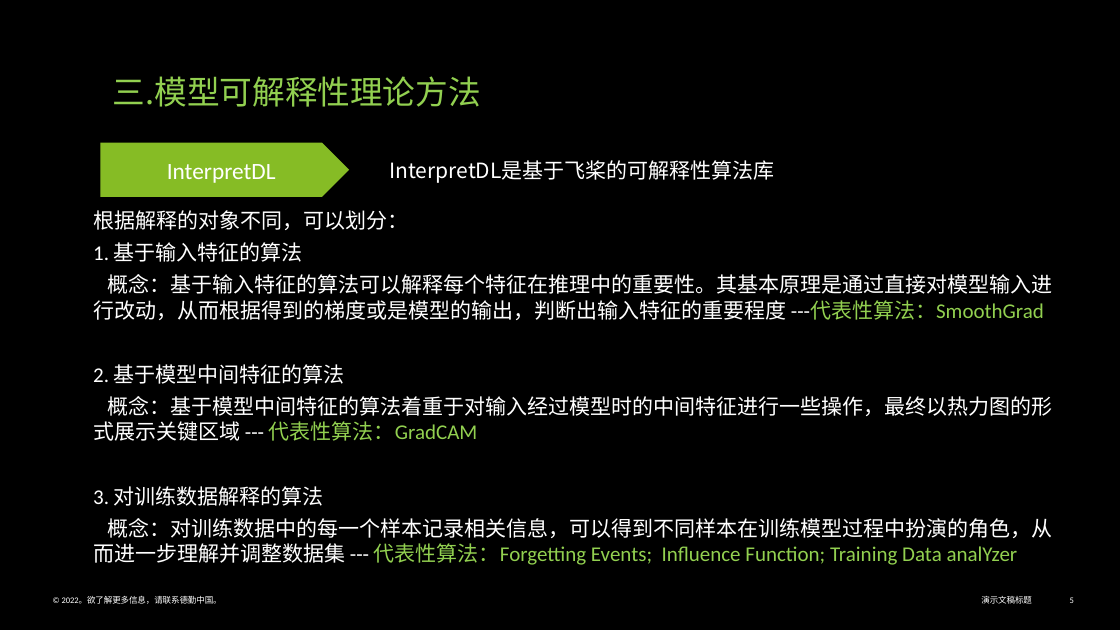
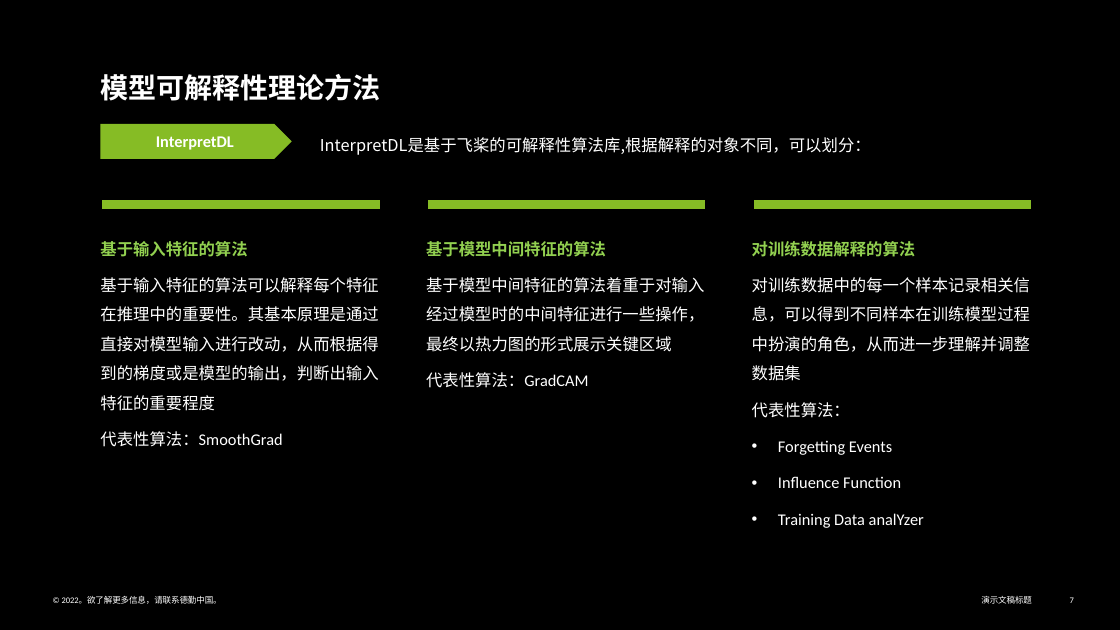
Before and after one commit to Vihagle/ML-Explaination, a slide deck: slide 7 of 模型可解释性.pptx (slide 5 before the commit). Drawn at 1120x630 pixels with LibreOffice and Linux fonts; fonts in the diff are those of the drawing. Boxes give left, top, right and bottom in pixels: in the first picture for what was removed or moved away, otherwise in the second. Text is boxed around its words. In the diff, an @@ line names an element or a change of style, - is before the commit and + after.

```diff
--- a/模型可解释性.pptx
+++ b/模型可解释性.pptx
@@ text at <box>100,74,380,101</box>: text changed; size 28 to 24 pt; text colour #92D050 to #FFFFFF; bold on @@
-三.模型可解释性理论方法
+模型可解释性理论方法
@@ pentagon arrow "InterpretDL": place and size @@
-pentagon arrow "InterpretDL" at <box>101,143,350,197</box>
+pentagon arrow "InterpretDL" at <box>101,124,292,159</box>
@@ pentagon arrow "InterpretDL" at <box>101,124,292,159</box>: size 20 to 14 pt, bold on @@
@@ text at <box>320,137,871,155</box>: text changed; size 18 to 14 pt @@
-InterpretDL是基于飞桨的可解释性算法库
+InterpretDL是基于飞桨的可解释性算法库,根据解释的对象不同，可以划分：
@@ math minus added at <box>52,186,429,223</box>, fill #86BC25 @@
@@ math minus added at <box>378,186,755,223</box>, fill #86BC25 @@
@@ math minus added at <box>704,186,1081,223</box>, fill #86BC25 @@
@@ text at <box>100,241,378,447</box>: text changed; size 18 to 14 pt @@
-根据解释的对象不同，可以划分：
-1. 基于输入特征的算法
-概念：基于输入特征的算法可以解释每个特征在推理中的重要性。其基本原理是通过直接对模型输入进行改动，从而根据得到的梯度或是模型的输出，判断出输入特征的重要程度 ---代表性算法：SmoothGrad
-2. 基于模型中间特征的算法
-概念：基于模型中间特征的算法着重于对输入经过模型时的中间特征进行一些操作，最终以热力图的形式展示关键区域 --- 代表性算法：GradCAM
-3. 对训练数据解释的算法
-概念：对训练数据中的每一个样本记录相关信息，可以得到不同样本在训练模型过程中扮演的角色，从而进一步理解并调整数据集 --- 代表性算法：Forgetting Events; Influence Function; Training Data analYzer
+基于输入特征的算法
+基于输入特征的算法可以解释每个特征在推理中的重要性。其基本原理是通过直接对模型输入进行改动，从而根据得到的梯度或是模型的输出，判断出输入特征的重要程度
+代表性算法：SmoothGrad
@@ text added at <box>426,241,704,388</box>, 14 pt, text #FFFFFF @@
+基于模型中间特征的算法
+基于模型中间特征的算法着重于对输入经过模型时的中间特征进行一些操作，最终以热力图的形式展示关键区域
+代表性算法：GradCAM
@@ text added at <box>752,241,1030,528</box>, 14 pt, text #FFFFFF @@
+对训练数据解释的算法
+对训练数据中的每一个样本记录相关信息，可以得到不同样本在训练模型过程中扮演的角色，从而进一步理解并调整数据集
+代表性算法：
+• Forgetting Events
+• Influence Function
+• Training Data analYzer
@@ page number at <box>1070,597,1074,603</box>: text changed @@
-5
+7
```
Also in this commit, not shown: 12 other slides changed, 5 slides added, 1 slide removed, 1 other file.
